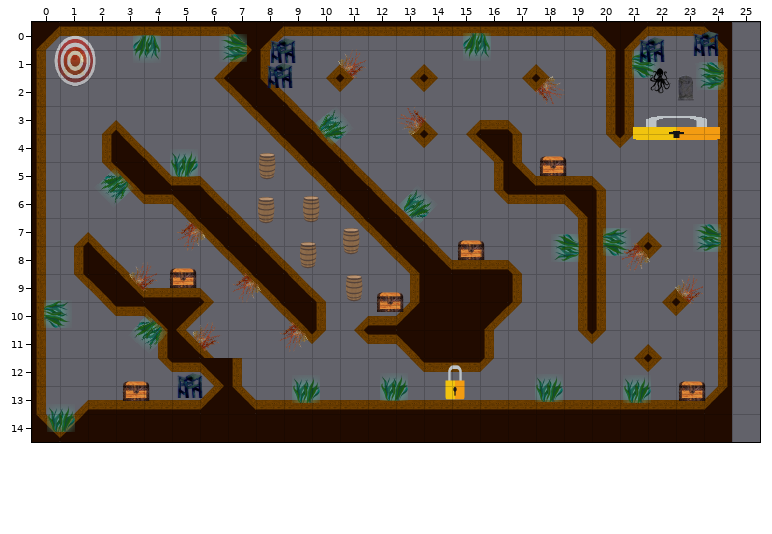
Two states of a Tiled map (JSON), core/assets/levels/Golden6.json. The picture above is the old version.
Cells are 100x100 px. Shown: x 0..25, y 0..14.
Now the later version:
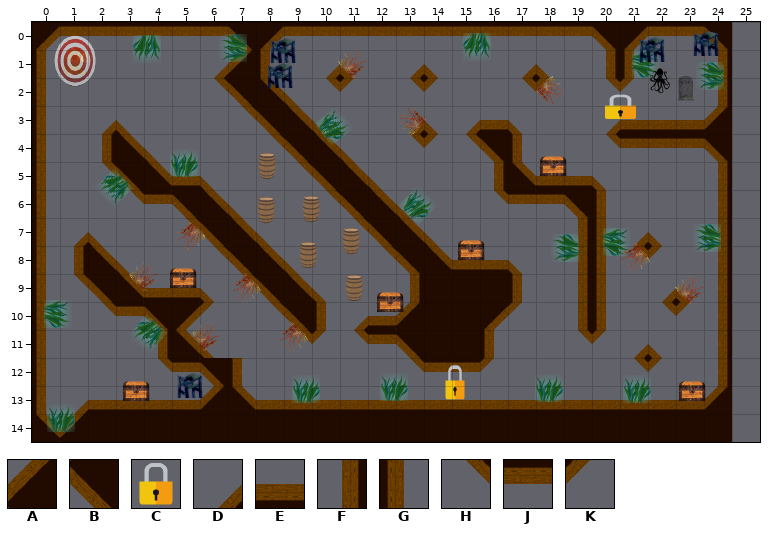
Key: from "old_ship_tileset": A 0, B 10, C 14, D 20, E 21, F 30, G 32, H 40, J 41, K 42.
_ is an empty cell.
Objects are placed by their top-left corner, in cells (3,4 is the top-left corner of cell 3,4); size is 1x1 cell unless given.
Change:
Layer "Tile Layer 1":
y 2: x 20..21 FG -> HK
y 3: x 20..24 FG__F -> DEEEA
y 4: x 21..24 K__F -> JJJB
Layer "Background":
changed: C at 20.7,3.3 size 4.6x1 -> C at 20.2,2.5 size 1.6x1
Boxes around the changes in both pictures, in picture pixels (x1, y1, x2, y2):
changed: (605, 78, 728, 162)
